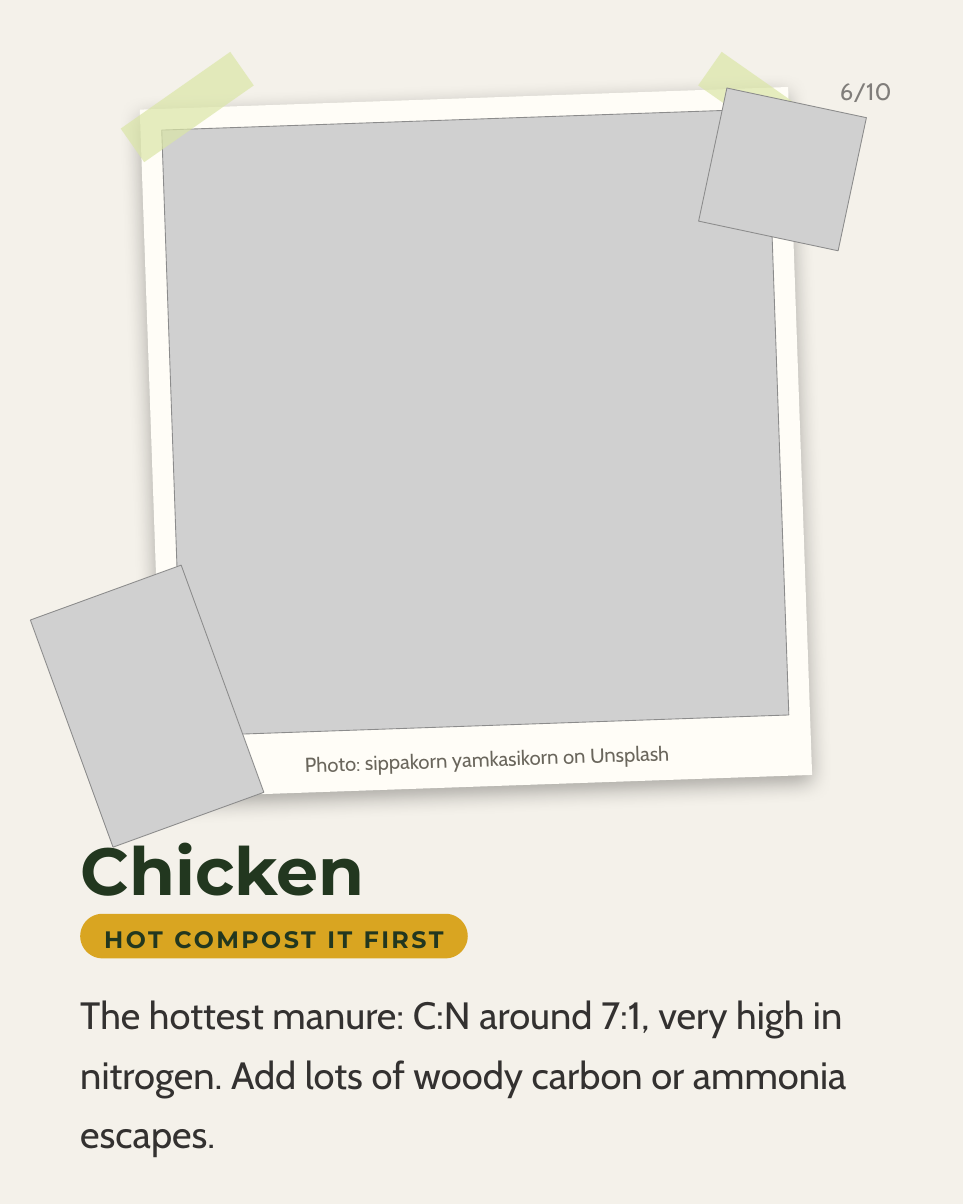
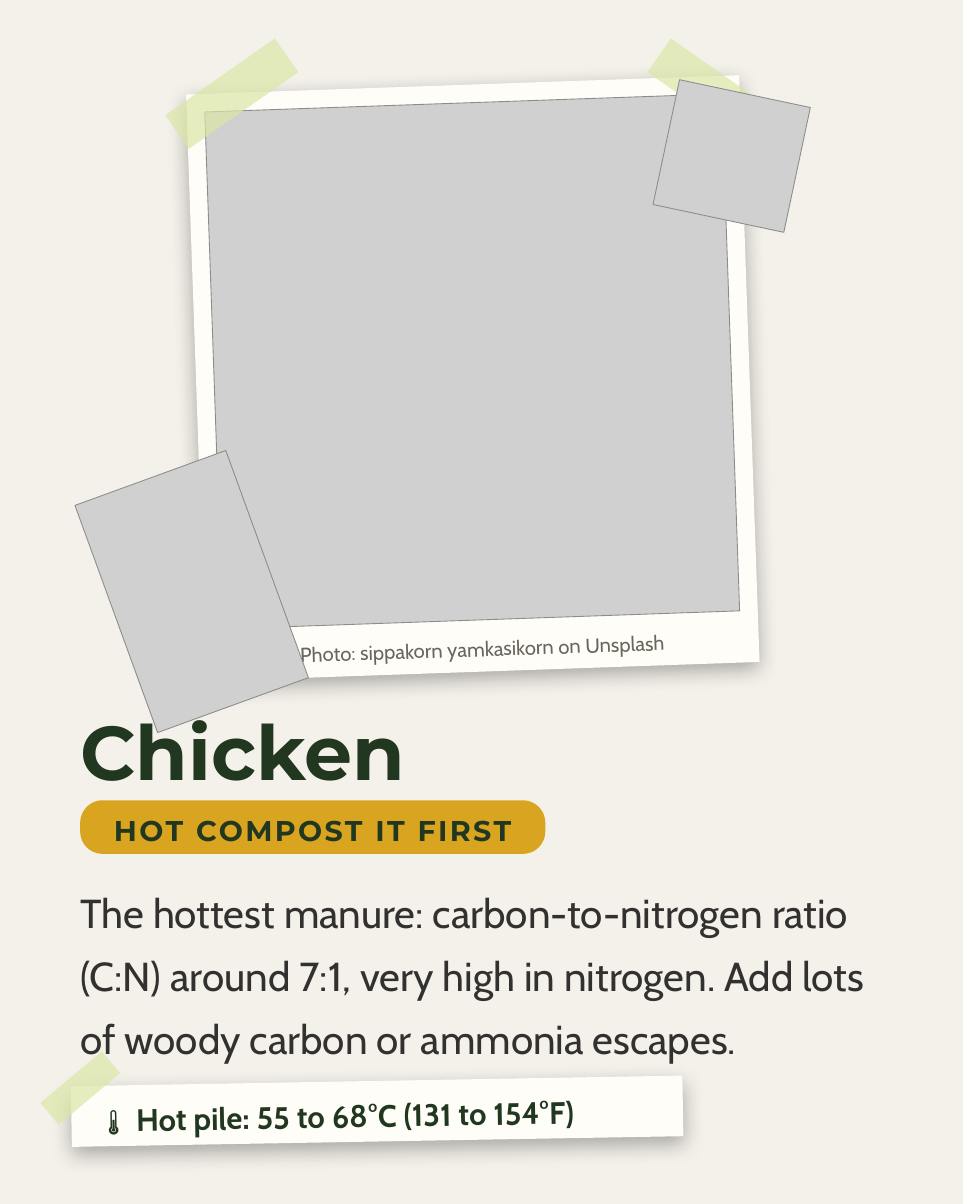
Before and after one commit to linneamoritznyc/SFW-SocialMedia, a slide deck: slide 6 of templates/posts/october/04-10-2026-sun-ig-world-animal-day.pptx. Drawn at 963x1204 pixels with LibreOffice and Linux fonts; fonts in the diff are those of the drawing; grey boxes stand for pictures; background and template pictures are left out. Boxes give left, top, right and bottom in pixels: in the first picture for what was removed or moved away, otherwise in the second. Text is boxed around its words. In the diff, an @@ line names an element or a change of style, - is before the commit and + after.

```diff
--- a/templates/posts/october/04-10-2026-sun-ig-world-animal-day.pptx
+++ b/templates/posts/october/04-10-2026-sun-ig-world-animal-day.pptx
@@ rectangle: place and size @@
-rectangle at (121, 52, 254, 162)
+rectangle at (165, 38, 298, 148)
@@ rectangle: place and size @@
-rectangle at (698, 52, 831, 162)
+rectangle at (647, 38, 780, 148)
@@ rectangle: place and size @@
-rectangle at (140, 87, 812, 798)
+rectangle at (186, 75, 759, 681)
@@ picture: place and size @@
-picture at (699, 88, 867, 250)
+picture at (653, 80, 810, 232)
@@ text removed at (840, 83, 892, 102) @@
-6/10
@@ picture: place and size @@
-picture at (162, 109, 788, 735)
+picture at (205, 94, 740, 629)
@@ picture: place and size @@
-picture at (30, 565, 264, 847)
+picture at (75, 451, 309, 732)
@@ text "Photo: sippakorn yamkasikorn on Unsplash": place and size @@
-text "Photo: sippakorn yamkasikorn on Unsplash" at (305, 750, 585, 775)
+text "Photo: sippakorn yamkasikorn on Unsplash" at (300, 640, 581, 668)
@@ text "Chicken": place and size @@
-text "Chicken" at (80, 831, 364, 896)
+text "Chicken" at (80, 706, 405, 781)
@@ text "Chicken" at (80, 706, 405, 781): size 56 to 64 pt @@
@@ text "HOT COMPOST IT FIRST": place and size @@
-text "HOT COMPOST IT FIRST" at (80, 913, 468, 958)
+text "HOT COMPOST IT FIRST" at (114, 820, 512, 842)
@@ text "HOT COMPOST IT FIRST" at (114, 820, 512, 842): size 20 to 24 pt @@
@@ rounded rectangle: place and size @@
-rounded rectangle at (80, 913, 468, 958)
+rounded rectangle at (80, 800, 545, 853)
@@ rounded rectangle at (80, 800, 545, 853): proportions changed @@
@@ text at (80, 897, 865, 1063): text changed; size 32 to 34 pt @@
-The hottest manure: C:N around 7:1, very high in nitrogen. Add lots of woody carbon or ammonia escapes.
+The hottest manure: carbon-to-nitrogen ratio (C:N) around 7:1, very high in nitrogen. Add lots of woody carbon or ammonia escapes.
@@ rectangle added at (41, 1051, 120, 1124), fill #DBE6A7 at 70% opacity @@
@@ rectangle added at (71, 1075, 684, 1146), fill #FFFDF7 @@
@@ text added at (136, 1100, 575, 1137), 26 pt, text #22371F, bold @@
+🌡️ Hot pile: 55 to 68°C (131 to 154°F)
```
Also in this commit, not shown: 9 other slides changed, 2 slides added, 1 other file.
